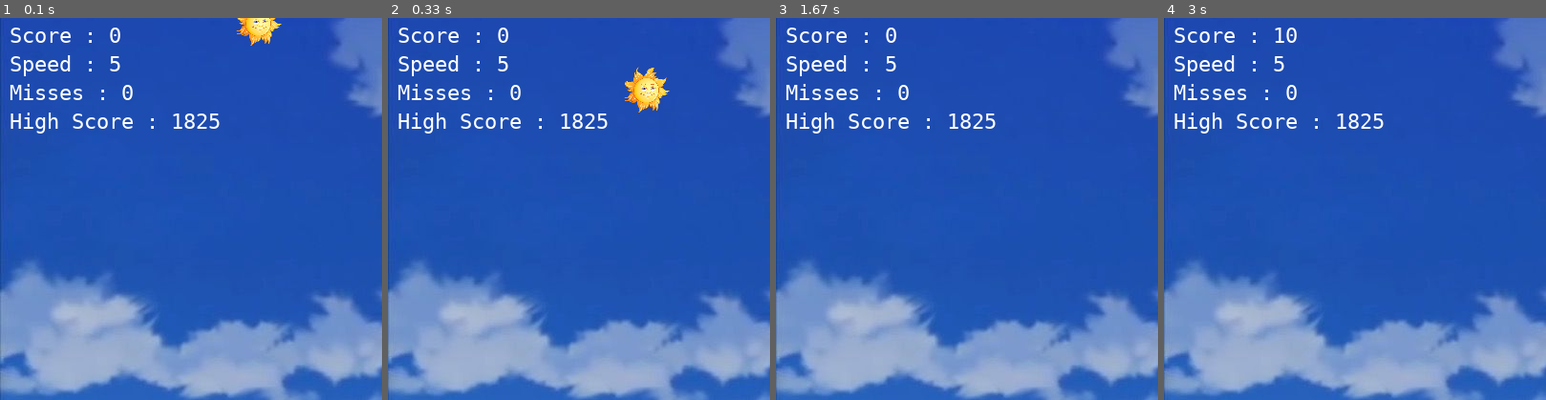
Above: before the commit, frames 1-4 (left to right).
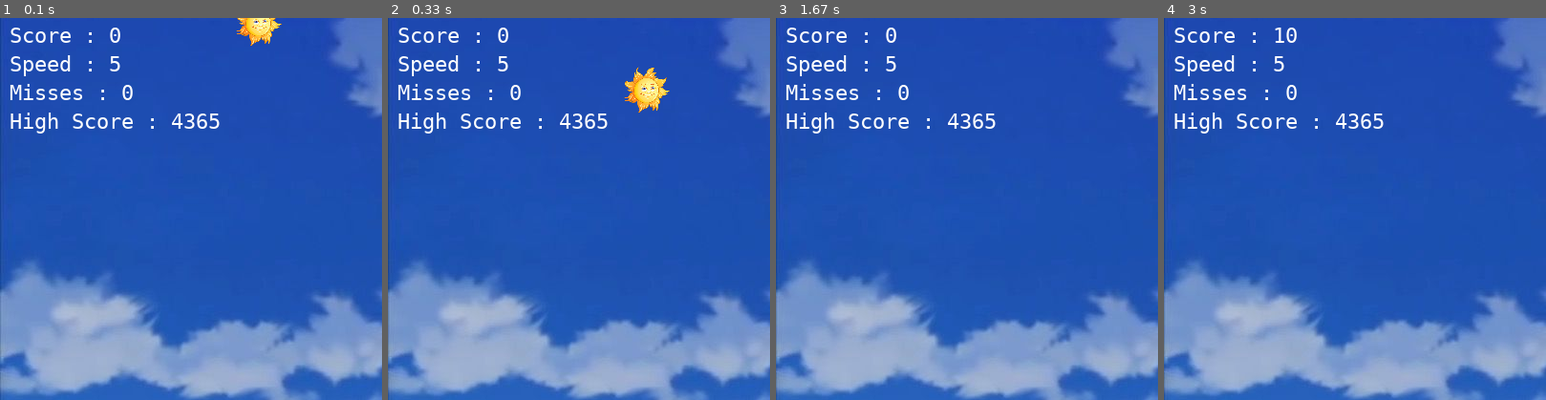
Above: after the commit, the same moments.

Repository: zisakmc/onePiecePyGame
Game: pygame game, started from play.py
Two runs of this game, one before a commit and one after it. Both use one fixed random seed, a clock stepped at 60 frames per second and the inputs below.
Inputs:
- Up to frame 1 (0.1 s): no input
- Up to frame 2 (0.33 s): no input
- Up to frame 3 (1.67 s): hold Right 0.33-0.8 s; hold Right 0.83-1.3 s; hold Left from 1.33 s (still down)
- Up to frame 4 (3 s): release Left at 1.87 s; hold Left 1.9-2.3 s; hold Right 2.33-2.97 s
The pictures show only the part of the screen within x 0-50%, y 6-56%; the shares and areas given below are measured in that part.

The runs differ from the first frame. In frame 1, 0.2% of the frame differs, in the area x 45-55%, y 25-29%; in frame 2, 0.2%; in frame 3, 0.2%; in frame 4, 0.2%.

Commit message:
add demo

Diff:
--- a/highScore.txt
+++ b/highScore.txt
@@ -1 +1 @@
-1825
+4365
--- a/cube.py
+++ b/play.py
@@ -96,6 +96,7 @@
         y_pos = 0
         x_pos = random.randint(10, width - 20)
         miss+= 1
+        score -= 20
 
     if ball.y >= player_pos.y - 50 and \
        ball.y <= player_pos.y and \
Not shown, changed: readme.md
Not shown, added: resource/demo.mp4
